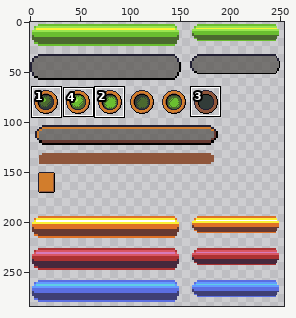
One commit to this sprite sheet: Output/Assets/Textures/GUI/ui_atlas.png. The picture above shows the old version from afar; the outline marks the close-up.
Close-up. The starting point:
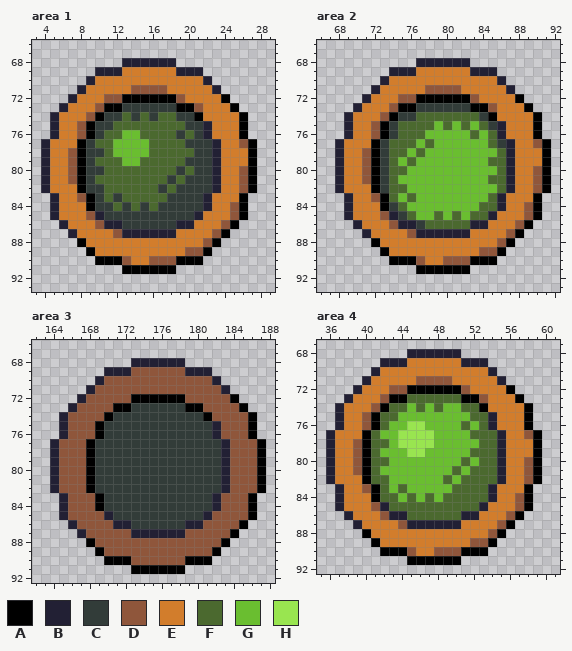
The file is 333x288 pixels. Shown: area 1: x 3..29, y 66..93; area 2: x 66..92, y 66..93; area 3: x 162..188, y 66..92; area 4: x 35..61, y 67..92. The wide view leaves out empty margins. The commit also changed other parts of the picture, which this record leaves out.
Palette (. is transparent): A #000000  B #222034  C #323c39  D #8f563b  E #d27d2c  F #4b692f  G #6abe30  H #99e550
Pixels before, area 1, first column x 4:
68 .........BBBBBB.........
69 ......BBBEEEEEEBBB......
70 .....BEEEEEEEEEEEEB.....
71 ....BEEEEEDDDDEEEEEB....
72 ...BEEEDDAAAAAADEEEEA...
73 ..BEEEDAACCCCCCAADEEEA..
74 .BEEEDACCFCFCFFCCAEEEEA.
75 .BEEDACCFFFFFFFFCCBEEEA.
76 .BEEDACFFGGFFFFCFCBEEEA.
77 BEEEACFFGGGGFFFFCCCBEEDA
78 BEEDACCFGGGGFFFFFCCBEEEA
79 BEEDACFFFGGFFFFFCCCBEEEA
80 BEEDACCFFFFFFFFCFCCBEEDA
81 BEEDACFFFFFFFFCFCCCBEEDA
82 BEEEACCFFFFFFCFCCCCBEEDA
83 .BEEDACFCFFFFFCCCCBEEEA.
84 .BEEEACCFCFCFCCCCCBEEDA.
85 .BEEEDBCCCCCCCCCCBEEEDA.
86 ..BEEEDBBCCCCCCBBEEEDA..
87 ...BEEEEDBBBBBBEEEEDA...
88 ....AEEEEEEEEEEEEEDA....
89 .....AEEEEEEEEEEDDA.....
90 ......AAADEEDDDAAA......
91 .........AAAAAA.........
Pixels before, area 2, first column x 68:
68 .........BBBBBB.........
69 ......BBBEEEEEEBBB......
70 .....BEEEEEEEEEEEEB.....
71 ....BEEEEEDDDDEEEEEB....
72 ...BEEEDDAAAAAADEEEEA...
73 ..BEEEDAACCCCCCAADEEEA..
74 .BEEEDACCFFFFFFFCAEEEEA.
75 .BEEDACFFFFGFGFGFCBEEEA.
76 .BEEDACFFFGGGGGFGFBEEEA.
77 BEEEACFFFGFGGGGGGFCBEEDA
78 BEEDACFFGFGGGGGGGGFBEEEA
79 BEEDACFGFGGGGGGGGFFBEEEA
80 BEEDACFFGGGGGGGGGGFBEEDA
81 BEEDACFGGGGGGGGGGFFBEEDA
82 BEEEACFFGGGGGGGGGGFBEEDA
83 .BEEDAFGFGGGGGGGGFBEEEA.
84 .BEEEACFGGGGGGGGFFBEEDA.
85 .BEEEDBCFGGFGFGFFBEEEDA.
86 ..BEEEDBBCFFFFFBBEEEDA..
87 ...BEEEEDBBBBBBEEEEDA...
88 ....AEEEEEEEEEEEEEDA....
89 .....AEEEEEEEEEEDDA.....
90 ......AAADEEDDDAAA......
91 .........AAAAAA.........
Pixels before, area 3, first column x 164:
68 .........BBBBBB.........
69 ......BBBDDDDDDBBB......
70 .....BDDDDDDDDDDDDB.....
71 ....BDDDDDDDDDDDDDDB....
72 ...BDDDDDAAAAAADDDDDA...
73 ..BDDDDAACCCCCCAADDDDA..
74 .BDDDDACCCCCCCCCCADDDDA.
75 .BDDDACCCCCCCCCCCCBDDDA.
76 .BDDDACCCCCCCCCCCCBDDDA.
77 BDDDACCCCCCCCCCCCCCBDDDA
78 BDDDACCCCCCCCCCCCCCBDDDA
79 BDDDACCCCCCCCCCCCCCBDDDA
80 BDDDACCCCCCCCCCCCCCBDDDA
81 BDDDACCCCCCCCCCCCCCBDDDA
82 BDDDACCCCCCCCCCCCCCBDDDA
83 .BDDDACCCCCCCCCCCCBDDDA.
84 .BDDDACCCCCCCCCCCCBDDDA.
85 .BDDDDBCCCCCCCCCCBDDDDA.
86 ..BDDDDBBCCCCCCBBDDDDA..
87 ...BDDDDDBBBBBBDDDDDA...
88 ....ADDDDDDDDDDDDDDA....
89 .....ADDDDDDDDDDDDA.....
90 ......AAADDDDDDAAA......
91 .........AAAAAA.........
Pixels before, area 4, first column x 36:
68 .........BBBBBB.........
69 ......BBBEEEEEEBBB......
70 .....BEEEEEEEEEEEEB.....
71 ....BEEEEEDDDDEEEEEB....
72 ...BEEEDDAAAAAADEEEEA...
73 ..BEEEDAAFFFFFFAADEEEA..
74 .BEEEDAFFGFGFGGFFAEEEEA.
75 .BEEDAFFGGGGGGGGFFBEEEA.
76 .BEEDAFGGHHGGGGFGFBEEEA.
77 BEEEAFGGHHHHGGGGFFFBEEDA
78 BEEDAFFGHHHHGGGGGFFBEEEA
79 BEEDAFGGGHHGGGGGFFFBEEEA
80 BEEDAFFGGGGGGGGFGFFBEEDA
81 BEEDAFGGGGGGGGFGFFFBEEDA
82 BEEEAFFGGGGGGFGFFFFBEEDA
83 .BEEDAFGFGGGGGFFFFBEEEA.
84 .BEEEAFFGFGFGFFFFFBEEDA.
85 .BEEEDBFFFFFFFFFFBEEEDA.
86 ..BEEEDBBFFFFFFBBEEEDA..
87 ...BEEEEDBBBBBBEEEEDA...
88 ....AEEEEEEEEEEEEEDA....
89 .....AEEEEEEEEEEDDA.....
90 ......AAADEEDDDAAA......
91 .........AAAAAA.........
And afterwards:
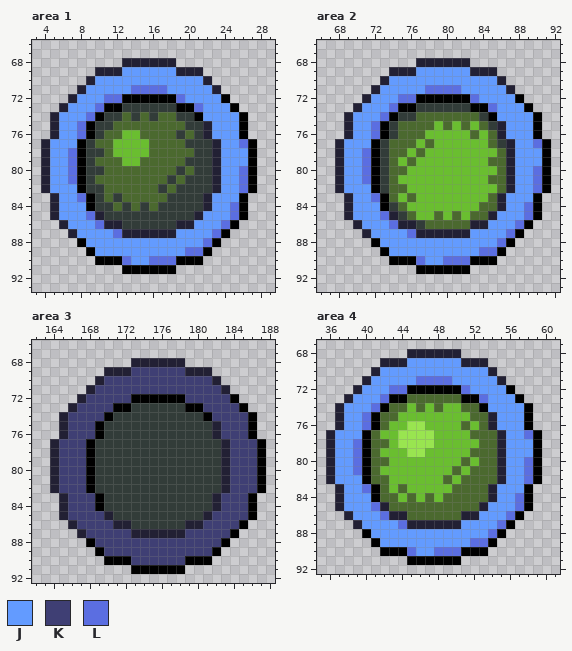
Colours new in this view: J #639bff  K #3f3f74  L #5b6ee1
Diff:
Changed rows in their new state; - is an unchanged pixel.
Area 1:
first column x 5:
69 --------JJJJJJ--------
70 -----JJJJJJJJJJJJ-----
71 ----JJJJJLLLLJJJJJ----
72 ---JJJLL------LJJJJ---
73 --JJJL----------LJJJ--
74 -JJJL------------JJJJ-
75 -JJL--------------JJJ-
76 -JJL--------------JJJ-
77 JJJ----------------JJL
78 JJL----------------JJJ
79 JJL----------------JJJ
80 JJL----------------JJL
81 JJL----------------JJL
82 JJJ----------------JJL
83 -JJL--------------JJJ-
84 -JJJ--------------JJL-
85 -JJJL------------JJJL-
86 --JJJL----------JJJL--
87 ---JJJJL------JJJJL---
88 ----JJJJJJJJJJJJJL----
89 -----JJJJJJJJJJLL-----
90 --------LJJLLL--------
Area 2:
first column x 69:
69 --------JJJJJJ--------
70 -----JJJJJJJJJJJJ-----
71 ----JJJJJLLLLJJJJJ----
72 ---JJJLL------LJJJJ---
73 --JJJL----------LJJJ--
74 -JJJL------------JJJJ-
75 -JJL--------------JJJ-
76 -JJL--------------JJJ-
77 JJJ----------------JJL
78 JJL----------------JJJ
79 JJL----------------JJJ
80 JJL----------------JJL
81 JJL----------------JJL
82 JJJ----------------JJL
83 -JJL--------------JJJ-
84 -JJJ--------------JJL-
85 -JJJL------------JJJL-
86 --JJJL----------JJJL--
87 ---JJJJL------JJJJL---
88 ----JJJJJJJJJJJJJL----
89 -----JJJJJJJJJJLL-----
90 --------LJJLLL--------
Area 3:
first column x 165:
69 --------KKKKKK--------
70 -----KKKKKKKKKKKK-----
71 ----KKKKKKKKKKKKKK----
72 ---KKKKK------KKKKK---
73 --KKKK----------KKKK--
74 -KKKK------------KKKK-
75 -KKK--------------KKK-
76 -KKK--------------KKK-
77 KKK----------------KKK
78 KKK----------------KKK
79 KKK----------------KKK
80 KKK----------------KKK
81 KKK----------------KKK
82 KKK----------------KKK
83 -KKK--------------KKK-
84 -KKK--------------KKK-
85 -KKKK------------KKKK-
86 --KKKK----------KKKK--
87 ---KKKKK------KKKKK---
88 ----KKKKKKKKKKKKKK----
89 -----KKKKKKKKKKKK-----
90 --------KKKKKK--------
Area 4:
first column x 37:
69 --------JJJJJJ--------
70 -----JJJJJJJJJJJJ-----
71 ----JJJJJLLLLJJJJJ----
72 ---JJJLL------LJJJJ---
73 --JJJL----------LJJJ--
74 -JJJL------------JJJJ-
75 -JJL--------------JJJ-
76 -JJL--------------JJJ-
77 JJJ----------------JJL
78 JJL----------------JJJ
79 JJL----------------JJJ
80 JJL----------------JJL
81 JJL----------------JJL
82 JJJ----------------JJL
83 -JJL--------------JJJ-
84 -JJJ--------------JJL-
85 -JJJL------------JJJL-
86 --JJJL----------JJJL--
87 ---JJJJL------JJJJL---
88 ----JJJJJJJJJJJJJL----
89 -----JJJJJJJJJJLL-----
90 --------LJJLLL--------
Boxes around the changes in both close-ups, in picture pixels (x1, y1, x2, y2):
changed: (50, 67, 248, 265)
changed: (344, 67, 542, 265)
changed: (59, 367, 257, 565)
changed: (335, 358, 533, 556)
